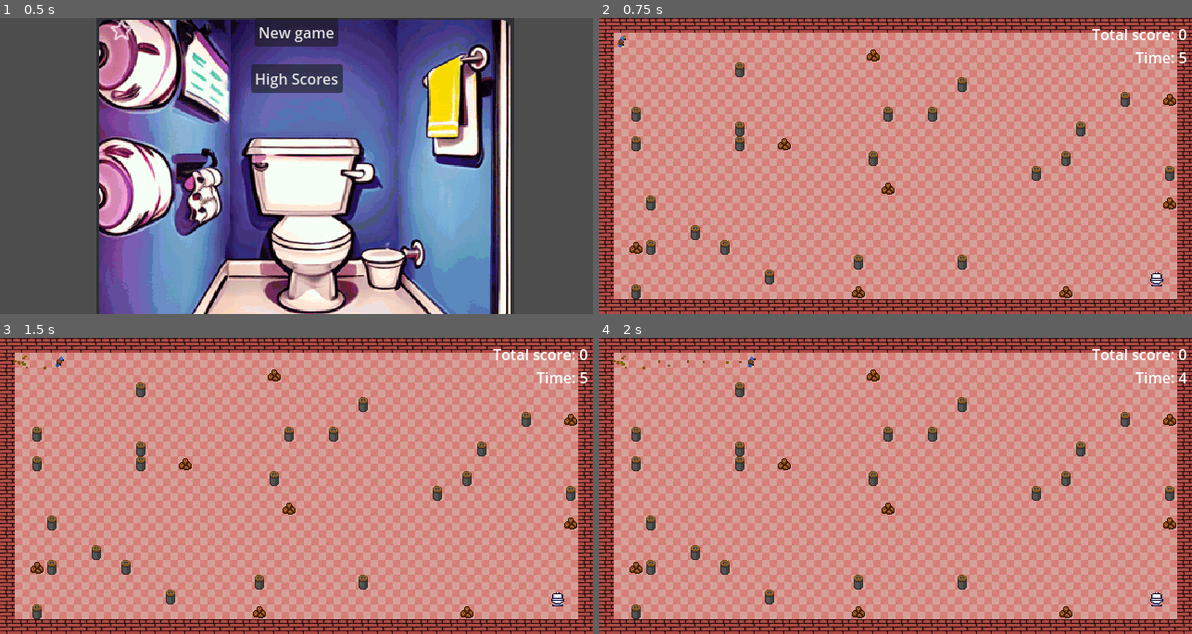
Above: before the commit, frames 1-4 (two rows, left to right).
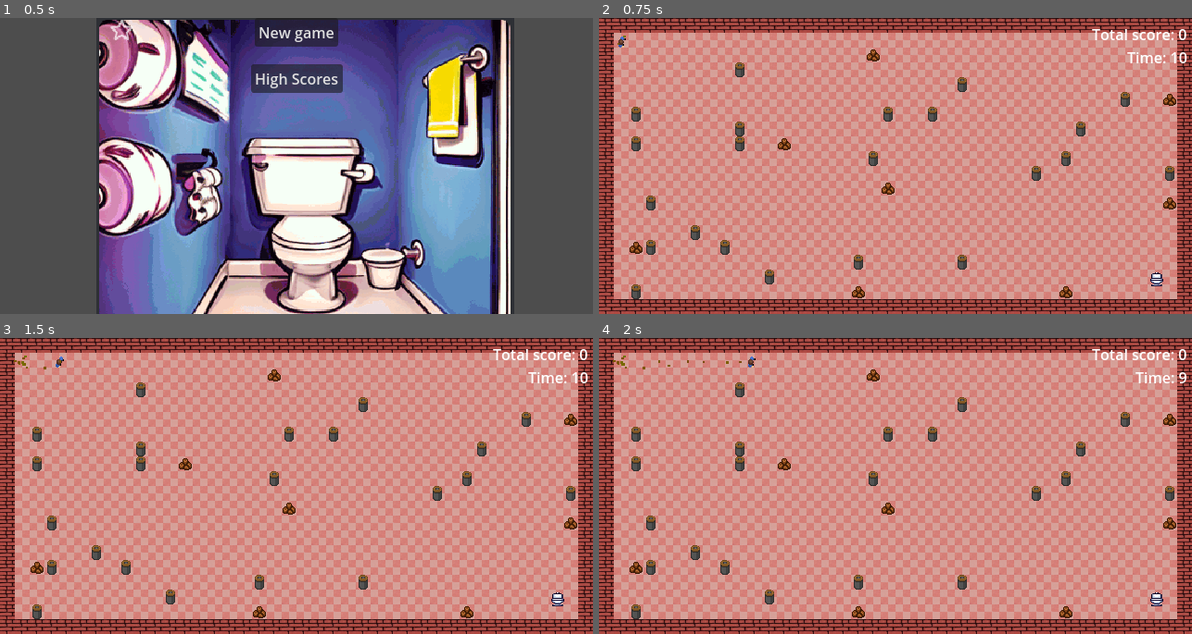
Above: after the commit, the same moments.

Repository: Huve/the_runs
Game: Godot game, scene res://StartMenu.tscn
Same seed, same stepped clock (60 frames per second), same inputs: the game is played once before the commit and once after it.
Inputs:
- Up to frame 1 (0.5 s): no input
- Up to frame 2 (0.75 s): click "New game" at 0.5 s
- Up to frame 3 (1.5 s): tap Enter at 1.25 s; hold Right (ui_right) from 1.28 s (still down)
- Up to frame 4 (2 s): keep holding Right (ui_right)

Frame 1 is identical in both runs. In frame 2, 0.2% of the frame differs, in the area x 89-100%, y 11-16%; in frame 3, 0.2%; in frame 4, less than 0.1%.

Commit message:
Scoring update

Diff:
--- a/GameInfoNode.gd
+++ b/GameInfoNode.gd
@@ -7,7 +7,7 @@
 var total_score = 0
 var current_level_score = 0
 var high_score_path = "user://high_scores.dat"
-var global_level_time = 5
+var global_level_time = 10
 
 
 # Called when the node enters the scene tree for the first time.
@@ -22,7 +22,7 @@
 	total_score = default_total_score
 	current_level_score = 0
 	level_count = 1
-	global_level_time = 5
+	global_level_time = 10
 
 func save_high_score():
 	highest_score = load_high_score()
